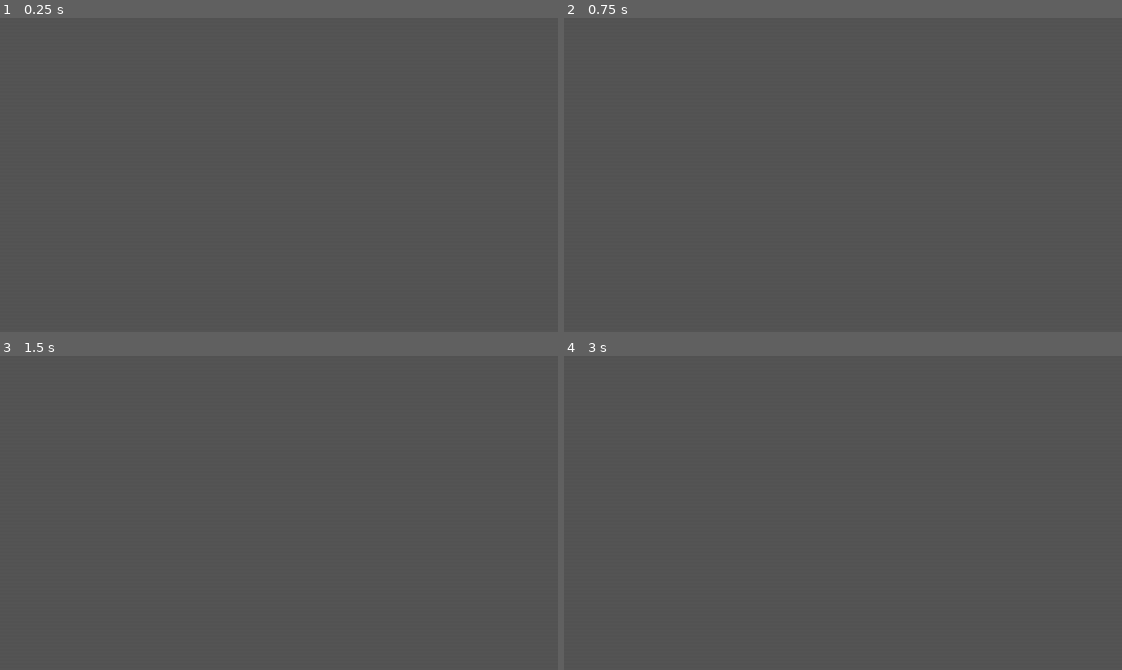
Above: before the commit, frames 1-4 (two rows, left to right).
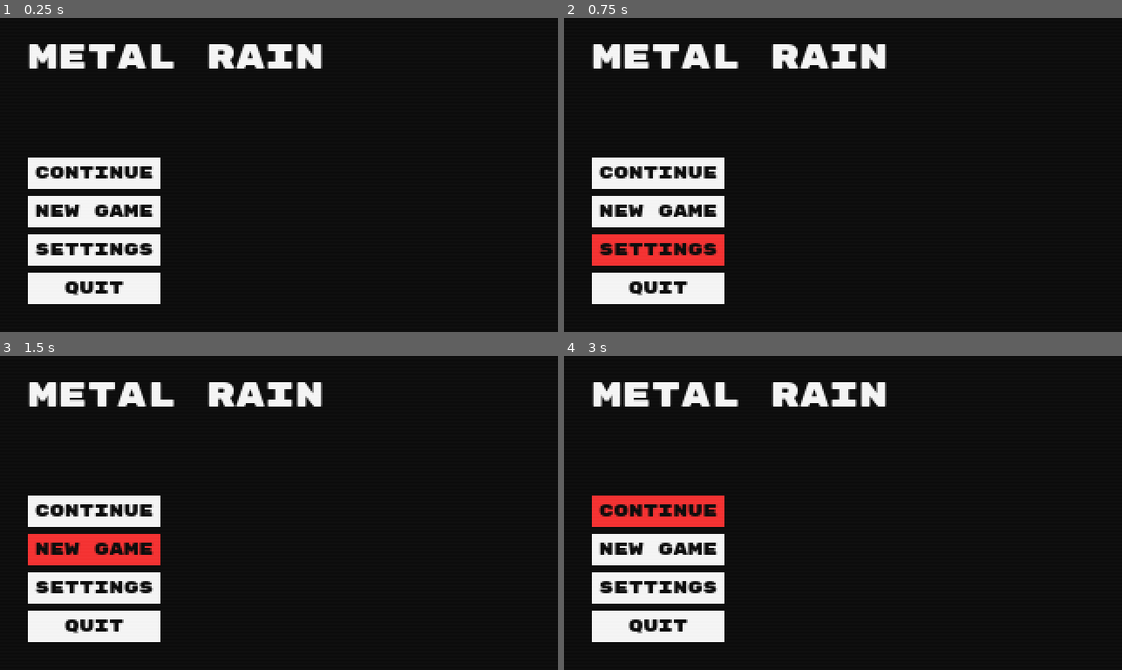
Above: after the commit, the same moments.

Repository: daredakke/metal-rain
Game: Godot game, scene res://scenes/game.tscn
Same seed, same stepped clock (60 frames per second), same inputs: the game is played once before the commit and once after it.
Inputs (mouse positions are in pixels of both pictures, inside the frame that each line leads up to):
- Up to frame 1 (0.25 s): no input
- Up to frame 2 (0.75 s): click (658, 250) at 0.5 s, where only the run after the commit has a clickable "SETTINGS"
- Up to frame 3 (1.5 s): click (94, 550) at 1.25 s, where only the run after the commit has a clickable "NEW GAME"
- Up to frame 4 (3 s): click (658, 550) at 2 s, where only the run after the commit has a clickable "NEW GAME"; click (658, 509) at 2.75 s, where only the run after the commit has a clickable "CONTINUE"

The runs differ from the first frame. In frame 1, 99% of the frame differs, in the area x 0-100%, y 0-100%; in frame 2, 100%; in frame 3, 100%; in frame 4, 100%.

Commit message:
Pause/title screen UI

Diff:
--- a/project.godot
+++ b/project.godot
@@ -26,6 +26,7 @@
 
 folder_colors={
 "res://assets/": "blue",
+"res://resources/": "green",
 "res://scenes/": "yellow",
 "res://scripts/": "red"
 }
--- /dev/null
+++ b/resources/custom.tres
@@ -0,0 +1,41 @@
+[gd_resource type="Theme" load_steps=6 format=3 uid="uid://u7gxkwcxwqut"]
+
+[ext_resource type="FontFile" uid="uid://duoaun31c2glr" path="res://assets/fonts/RubikMonoOne-Regular.ttf" id="1_kxgdc"]
+
+[sub_resource type="StyleBoxFlat" id="StyleBoxFlat_ko40d"]
+bg_color = Color(1, 0.160784, 0.160784, 1)
+
+[sub_resource type="StyleBoxFlat" id="StyleBoxFlat_vnalr"]
+content_margin_left = 4.0
+content_margin_top = 2.0
+content_margin_right = 4.0
+content_margin_bottom = 2.0
+bg_color = Color(1, 1, 1, 1)
+corner_detail = 4
+
+[sub_resource type="StyleBoxFlat" id="StyleBoxFlat_0bemi"]
+bg_color = Color(0.854902, 0.0823529, 0.0823529, 1)
+
+[sub_resource type="StyleBoxEmpty" id="StyleBoxEmpty_sjot1"]
+
+[resource]
+Button/colors/font_color = Color(0, 0, 0, 1)
+Button/colors/font_focus_color = Color(0, 0, 0, 1)
+Button/colors/font_hover_color = Color(0, 0, 0, 1)
+Button/colors/font_pressed_color = Color(0, 0, 0, 1)
+Button/font_sizes/font_size = 10
+Button/fonts/font = ExtResource("1_kxgdc")
+Button/styles/hover = SubResource("StyleBoxFlat_ko40d")
+Button/styles/normal = SubResource("StyleBoxFlat_vnalr")
+Button/styles/pressed = SubResource("StyleBoxFlat_0bemi")
+Label/colors/font_color = Color(1, 1, 1, 1)
+Label/colors/font_outline_color = Color(1, 1, 1, 1)
+Label/colors/font_shadow_color = Color(0, 0, 0, 0)
+Label/constants/line_spacing = 3
+Label/constants/outline_size = 0
+Label/constants/shadow_offset_x = 1
+Label/constants/shadow_offset_y = 1
+Label/constants/shadow_outline_size = 1
+Label/font_sizes/font_size = 16
+Label/fonts/font = ExtResource("1_kxgdc")
+Label/styles/normal = SubResource("StyleBoxEmpty_sjot1")
--- a/scenes/game.tscn
+++ b/scenes/game.tscn
@@ -1,16 +1,33 @@
-[gd_scene load_steps=3 format=3 uid="uid://34b7j3gtv52w"]
+[gd_scene load_steps=4 format=3 uid="uid://34b7j3gtv52w"]
 
 [ext_resource type="Script" path="res://scripts/game.gd" id="1_oc5kj"]
 [ext_resource type="Texture2D" uid="uid://hjdwuxti4fx5" path="res://assets/scanlines-320-180.png" id="2_11fqy"]
+[ext_resource type="PackedScene" uid="uid://bmxxklak7iscb" path="res://scenes/pause.tscn" id="2_pkmcc"]
 
 [node name="Game" type="Node2D"]
+process_mode = 3
 script = ExtResource("1_oc5kj")
 
 [node name="Camera" type="Camera2D" parent="."]
 unique_name_in_owner = true
+process_mode = 3
 anchor_mode = 0
 
+[node name="BackgroundCanvas" type="CanvasLayer" parent="Camera"]
+
+[node name="ColorRect" type="ColorRect" parent="Camera/BackgroundCanvas"]
+anchors_preset = 15
+anchor_right = 1.0
+anchor_bottom = 1.0
+grow_horizontal = 2
+grow_vertical = 2
+color = Color(0, 0, 0, 1)
+
 [node name="UI" type="CanvasLayer" parent="Camera"]
+
+[node name="Pause" parent="Camera/UI" instance=ExtResource("2_pkmcc")]
+unique_name_in_owner = true
+process_mode = 2
 
 [node name="ScanlineCanvas" type="CanvasLayer" parent="Camera"]
 
--- /dev/null
+++ b/scenes/pause.tscn
@@ -0,0 +1,62 @@
+[gd_scene load_steps=2 format=3 uid="uid://bmxxklak7iscb"]
+
+[ext_resource type="Theme" uid="uid://u7gxkwcxwqut" path="res://resources/custom.tres" id="1_1t543"]
+
+[node name="Pause" type="Control"]
+layout_mode = 3
+anchors_preset = 15
+anchor_right = 1.0
+anchor_bottom = 1.0
+grow_horizontal = 2
+grow_vertical = 2
+mouse_filter = 2
+theme = ExtResource("1_1t543")
+
+[node name="Margin" type="MarginContainer" parent="."]
+layout_mode = 1
+anchors_preset = 15
+anchor_right = 1.0
+anchor_bottom = 1.0
+grow_horizontal = 2
+grow_vertical = 2
+mouse_filter = 2
+theme_override_constants/margin_left = 16
+theme_override_constants/margin_top = 10
+theme_override_constants/margin_right = 16
+theme_override_constants/margin_bottom = 16
+
+[node name="TitleLabel" type="Label" parent="Margin"]
+layout_mode = 2
+size_flags_vertical = 0
+theme_override_font_sizes/font_size = 20
+text = "METAL RAIN"
+
+[node name="ButtonsVBox" type="VBoxContainer" parent="Margin"]
+layout_mode = 2
+size_flags_horizontal = 0
+size_flags_vertical = 8
+mouse_filter = 2
+
+[node name="ContinueButton" type="Button" parent="Margin/ButtonsVBox"]
+layout_mode = 2
+focus_mode = 0
+mouse_default_cursor_shape = 2
+text = "CONTINUE"
+
+[node name="NewGameButton" type="Button" parent="Margin/ButtonsVBox"]
+layout_mode = 2
+focus_mode = 0
+mouse_default_cursor_shape = 2
+text = "NEW GAME"
+
+[node name="SettingsButton" type="Button" parent="Margin/ButtonsVBox"]
+layout_mode = 2
+focus_mode = 0
+mouse_default_cursor_shape = 2
+text = "SETTINGS"
+
+[node name="QuitButton" type="Button" parent="Margin/ButtonsVBox"]
+layout_mode = 2
+focus_mode = 0
+mouse_default_cursor_shape = 2
+text = "QUIT"
--- a/scripts/game.gd
+++ b/scripts/game.gd
@@ -13,6 +13,10 @@
 const SHAKE_DECAY_RATE: float = 10
 
 
+var _game_paused: bool:
+	set(new_value):
+		_game_paused = new_value
+		_handle_pause_state()
 var _current_mode: int = Mode.WINDOW_ONE
 var _resolutions: Array[Vector2i] = [
 	Vector2i(640, 360),
@@ -27,6 +31,7 @@
 		_shake_strength = clampf(value, 0.0, 100.0)
 
 @onready var camera: Camera2D = %Camera
+@onready var pause: Control = %Pause
 @onready var rand = RandomNumberGenerator.new()
 @onready var noise = FastNoiseLite.new()
 
@@ -35,6 +40,7 @@
 	rand.randomize()
 	noise.seed = randi()
 	noise.frequency = 0.5
+	_game_paused = true
 
 	_resize_screen(_current_mode)
 
@@ -52,6 +58,19 @@
 		_resize_screen(_current_mode)
 
 	camera.offset = _screen_shake_decay(delta, SHAKE_DECAY_RATE)
+
+
+func _handle_pause_state() -> void:
+	get_tree().paused = _game_paused
+
+	if _game_paused:
+		pause.show()
+		DisplayServer.mouse_set_mode(DisplayServer.MOUSE_MODE_VISIBLE)
+		#crosshair.hide()
+	else:
+		pause.hide()
+		DisplayServer.mouse_set_mode(DisplayServer.MOUSE_MODE_HIDDEN)
+		#crosshair.show()
 
 
 func _resize_screen(mode: int) -> void:
